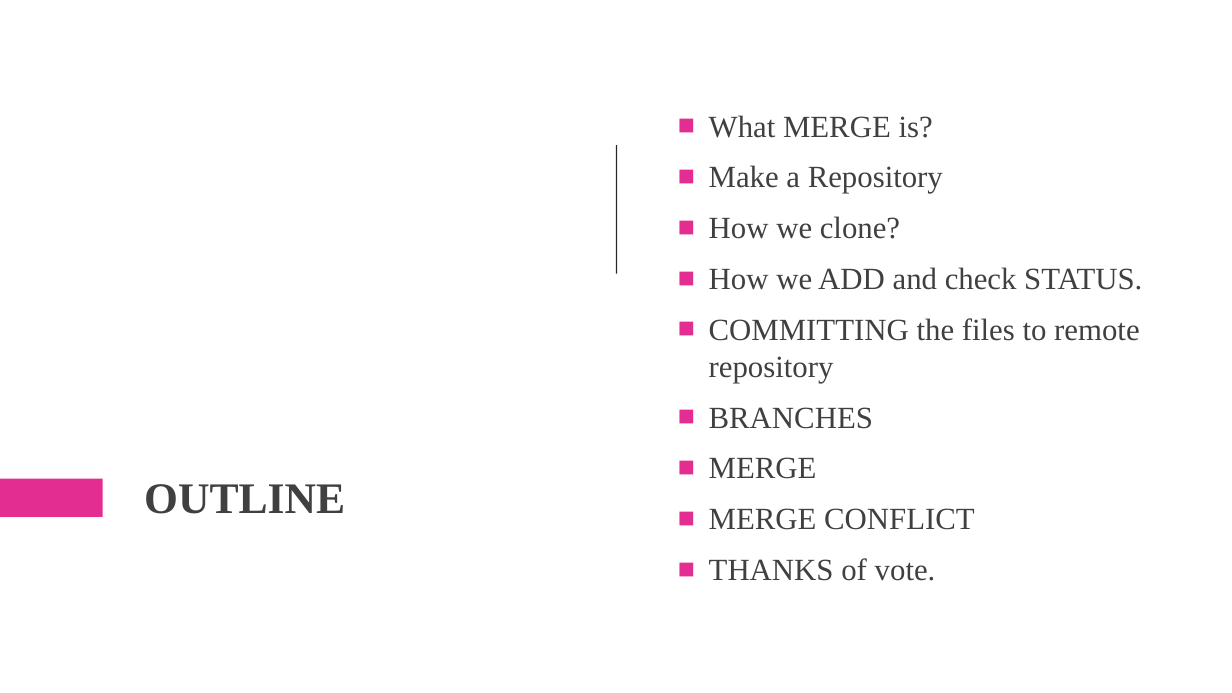
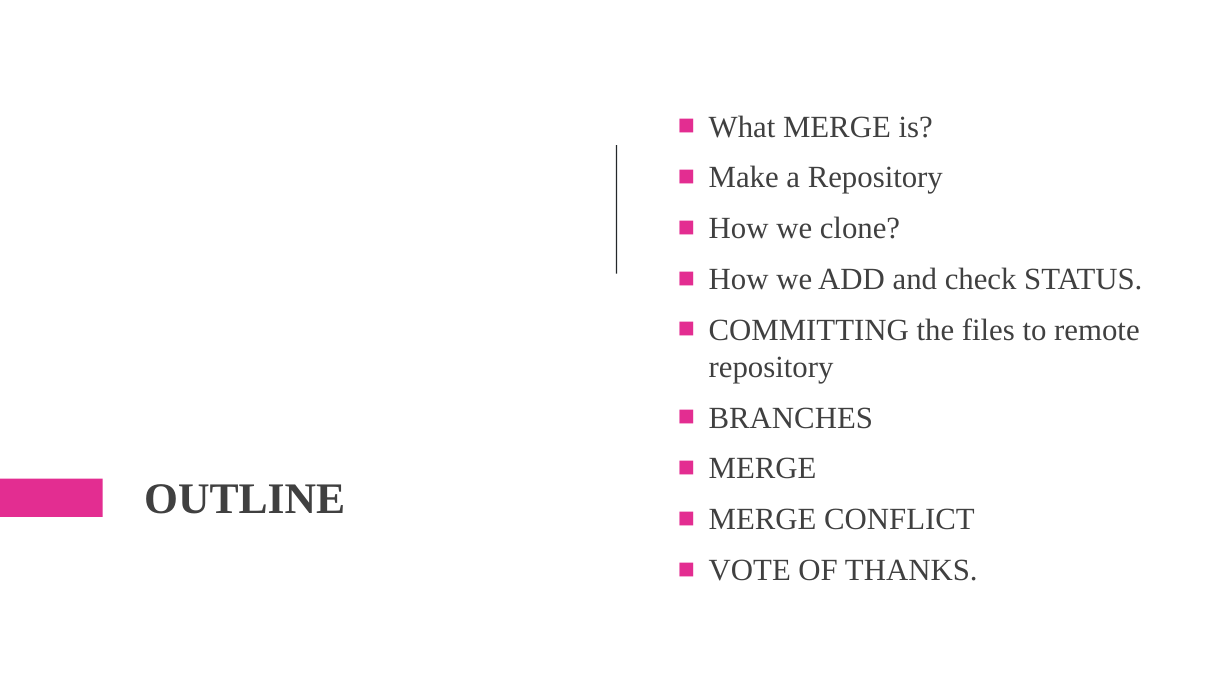
Before and after one commit to priya24d/group5_merge, a slide deck: slide 3 of MERGE_Grp5.pptx. Drawn at 1232x693 pixels with LibreOffice and Linux fonts; fonts in the diff are those of the drawing. Boxes give left, top, right and bottom in pixels: in the first picture for what was removed or moved away, otherwise in the second. Text is boxed around its words. In the diff, an @@ line names an element or a change of style, - is before the commit and + after.

```diff
--- a/MERGE_Grp5.pptx
+++ b/MERGE_Grp5.pptx
@@ text at bbox=[709, 559, 978, 581]: text changed @@
-■ THANKS of vote.
+■ VOTE OF THANKS.
```
Also in this commit, not shown: 4 other slides changed.
